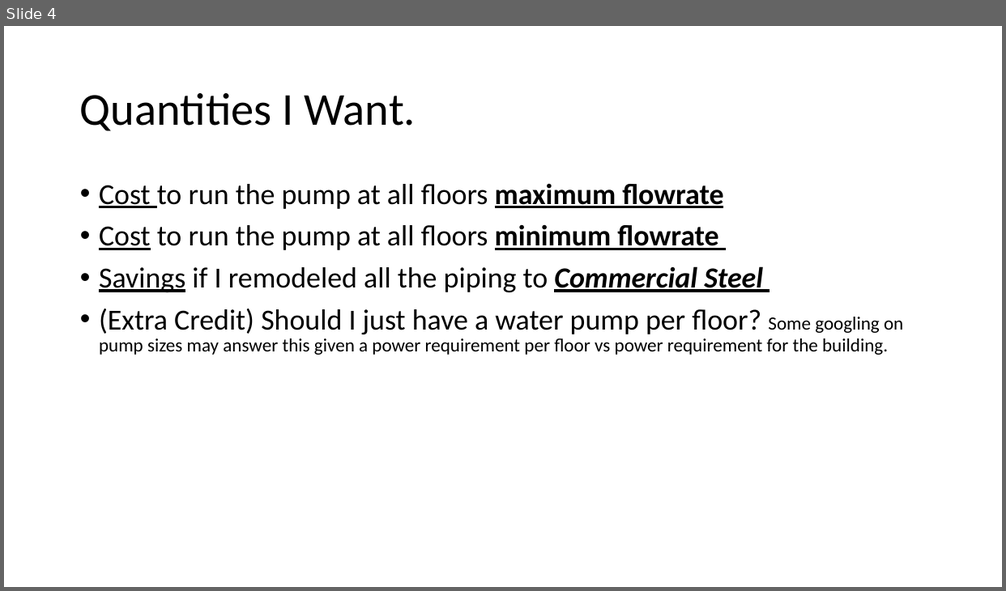
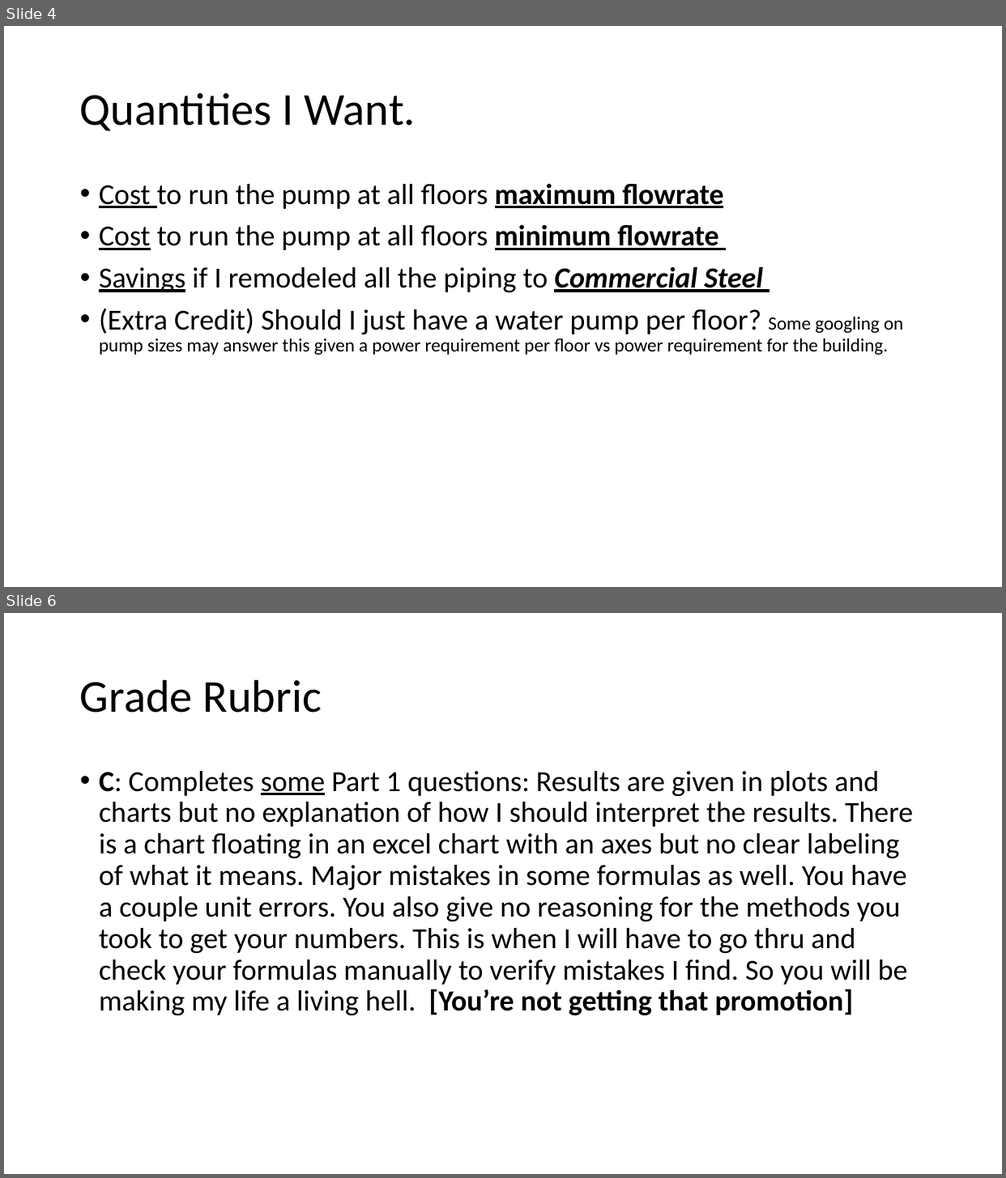
Before and after one commit to smohler/ME322-S20, a slide deck: projects/Project-1.pptx. Shown one above the other, each under a label of ours: slide 4 before the commit, slides 4 and 6 after it; the slides between them are not shown. The pictures are 1006x591 and 1006x1178 pixels, drawn with LibreOffice and Linux fonts; fonts in the diff are those of the drawing. Boxes give left, top, right and bottom in pixels: in the first picture for what was removed or moved away, otherwise in the second. Text is boxed around its words. In the diff, an @@ line names an element or a change of style, - is before the commit and + after.

Commit message:
updated project grade rubric/rules

```diff
--- a/projects/Project-1.pptx
+++ b/projects/Project-1.pptx
@@ slide 6 added at (4,613,1002,1174), background #FFFFFF @@
@@ title added at (80,679,322,713), 44 pt, text #000000 @@
+Grade Rubric
@@ text added at (99,771,913,1016), 28 pt, text #000000 @@
+• C: Completes some Part 1 questions: Results are given in plots and charts but no explanation of how I should interpret the results. There is a chart floating in an excel chart with an axes but no clear labeling of what it means. Major mistakes in some formulas as well. You have a couple unit errors. You also give no reasoning for the methods you took to get your numbers. This is when I will have to go thru and check your formulas manually to verify mistakes I find. So you will be making my life a living hell. [You’re not getting that promotion]
```
Also in this commit, not shown: 2 slides changed, 6 other slides added, 1 other file.
